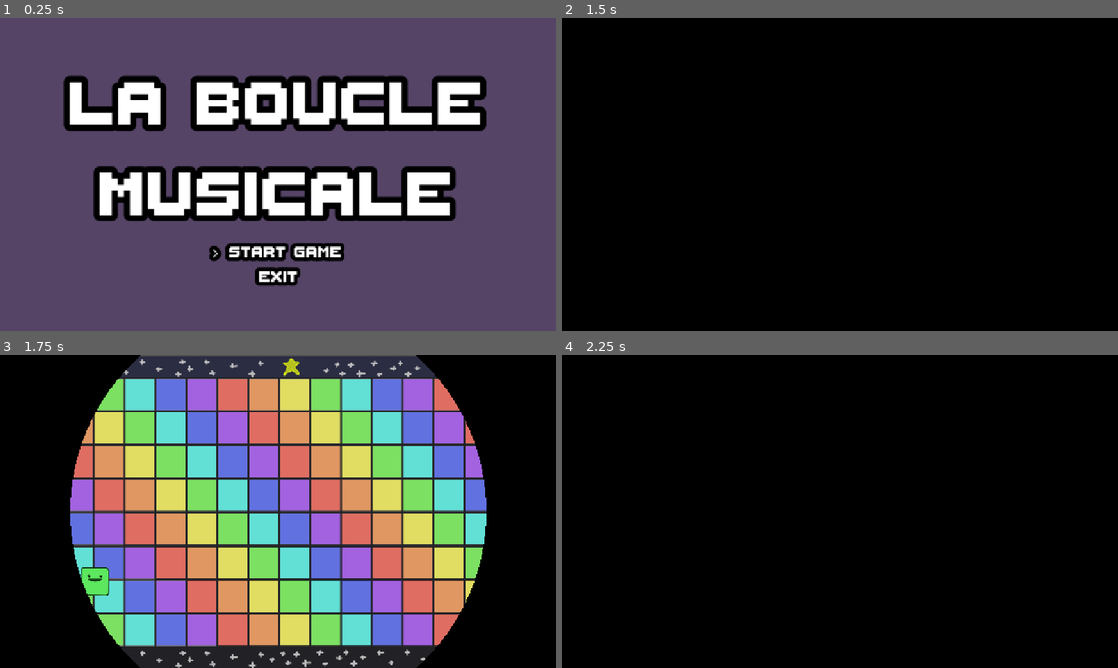
Above: before the commit, frames 1-4 (two rows, left to right).
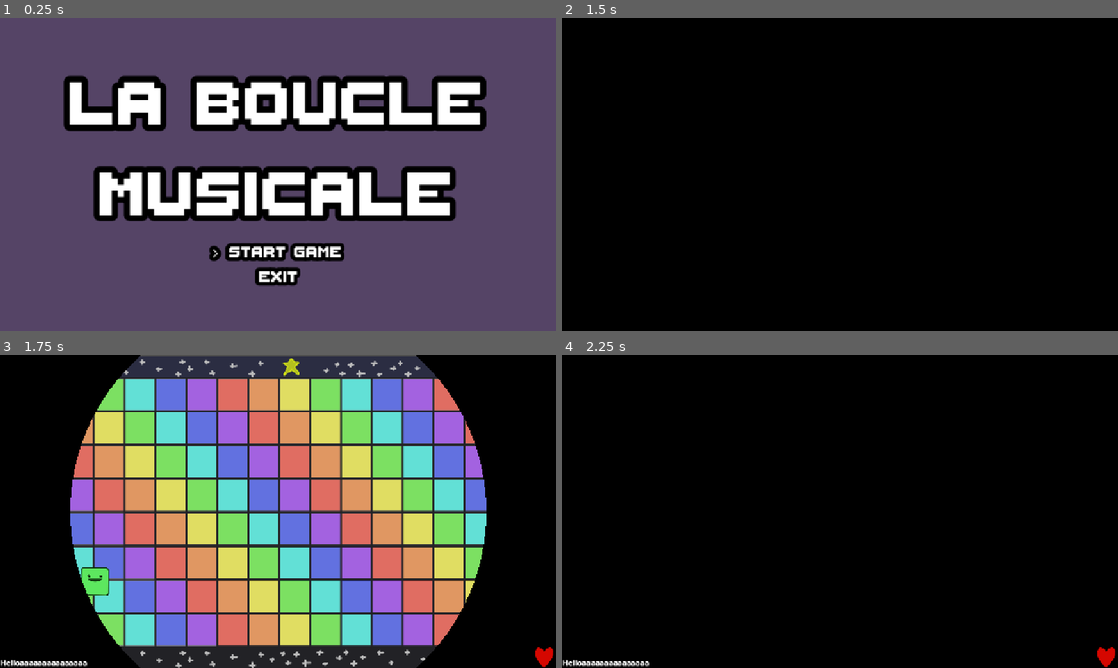
Above: after the commit, the same moments.

Repository: les-brows/la-boucle-musicale
Game: Godot game, scene res://Levels/MainMenu/MainMenu.tscn
The game is run twice, just before and just after one commit, with the same random seed, the same clock (stepped at 60 frames per second) and the same inputs.
Inputs (mouse positions are in pixels of both pictures, inside the frame that each line leads up to):
- Up to frame 1 (0.25 s): no input
- Up to frame 2 (1.5 s): tap Enter (ui_accept) at 0.5, 0.77 s; move the mouse to (962, 158) at 0.52 s; hold D (player1_right) 0.53-1.28 s; right-click (962, 158) at 0.6 s; move the mouse to (728, 190) at 1.27 s; hold S (player1_down) from 1.28 s (still down); right-click (728, 190) at 1.35 s
- Up to frame 3 (1.75 s): keep holding S (player1_down); tap Enter (ui_accept) at 1.52 s
- Up to frame 4 (2.25 s): move the mouse to (895, 442) at 2.02 s; release S (player1_down) at 2.03 s; hold D (player1_right) from 2.03 s (still down); right-click (895, 442) at 2.1 s

Frames 1-2 are identical in both runs. In frame 3, 0.4% of the frame differs, in the area x 0-100%, y 93-100%; in frame 4, 0.4%.

Commit message:
feat: barebone UI

Diff:
--- a/Levels/ScrollingLevel.tscn
+++ b/Levels/ScrollingLevel.tscn
@@ -1,10 +1,11 @@
-[gd_scene load_steps=6 format=3 uid="uid://c0xi81rtw0j1x"]
+[gd_scene load_steps=7 format=3 uid="uid://c0xi81rtw0j1x"]
 
 [ext_resource type="Script" uid="uid://c2j2s33oi6vx2" path="res://Levels/scrolling_level.gd" id="1_fh0lb"]
 [ext_resource type="PackedScene" uid="uid://b221e60ap4jq7" path="res://Objects/Player/Player.tscn" id="2_6wcv4"]
 [ext_resource type="PackedScene" uid="uid://do4qvuyj8k0m6" path="res://Objects/Enemies/Managers/EnemyManager.tscn" id="2_r8m34"]
 [ext_resource type="PackedScene" uid="uid://kqev23ha0sgh" path="res://Levels/GameOver/GameOver.tscn" id="3_6wcv4"]
 [ext_resource type="PackedScene" uid="uid://b4kkgf7hiq23o" path="res://Levels/LevelPortion.tscn" id="3_0352d"]
+[ext_resource type="PackedScene" uid="uid://d3u223217q5fg" path="res://Objects/GameUI/GameUI.tscn" id="4_ppgid"]
 
 [node name="ScrollingLevel" type="Node2D"]
 script = ExtResource("1_fh0lb")
@@ -18,6 +19,8 @@
 [node name="Camera2D" type="Camera2D" parent="."]
 position = Vector2(580, 320)
 
+[node name="GameUI" parent="Camera2D" instance=ExtResource("4_ppgid")]
+
 [node name="GameOver" parent="Camera2D" instance=ExtResource("3_6wcv4")]
 
 [node name="LevelPortions" type="Node2D" parent="."]
--- /dev/null
+++ b/Objects/GameUI/GameUI.tscn
@@ -0,0 +1,28 @@
+[gd_scene load_steps=2 format=3 uid="uid://d3u223217q5fg"]
+
+[ext_resource type="Texture2D" uid="uid://d0hiqvcb5ko3k" path="res://Assets/heart.png" id="1_ngox5"]
+
+[node name="GameUI" type="CanvasLayer"]
+
+[node name="Label" type="Label" parent="."]
+anchors_preset = 2
+anchor_top = 1.0
+anchor_bottom = 1.0
+offset_top = -23.0
+offset_right = 180.0
+grow_vertical = 0
+text = "Helloaaaaaaaaaaaaaaa"
+metadata/_edit_use_anchors_ = true
+
+[node name="TextureRect" type="TextureRect" parent="."]
+anchors_preset = 3
+anchor_left = 1.0
+anchor_top = 1.0
+anchor_right = 1.0
+anchor_bottom = 1.0
+offset_left = -40.0
+offset_top = -40.0
+grow_horizontal = 0
+grow_vertical = 0
+texture = ExtResource("1_ngox5")
+metadata/_edit_use_anchors_ = true
--- a/project.godot
+++ b/project.godot
@@ -22,7 +22,7 @@
 
 [display]
 
-window/size/mode=3
+window/size/mode=2
 window/stretch/mode="canvas_items"
 
 [input]
Binary file added: Assets/half_heart.png
Binary file added: Assets/heart.png
